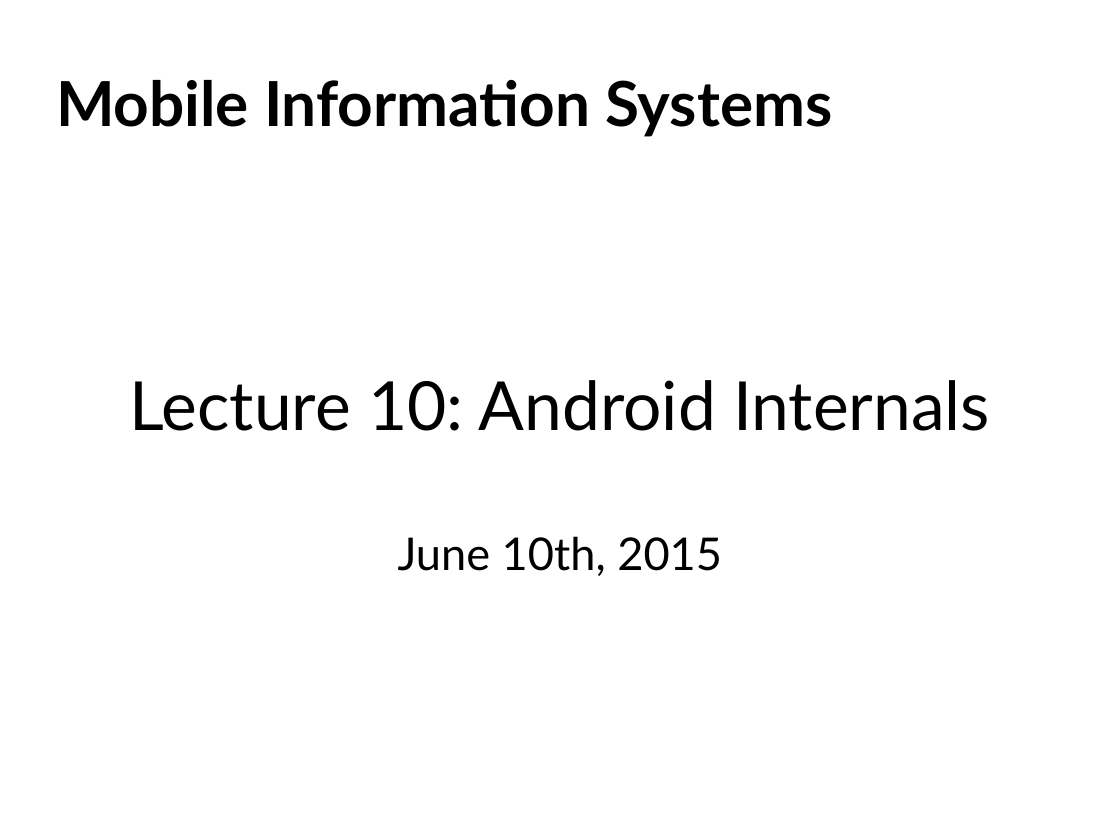
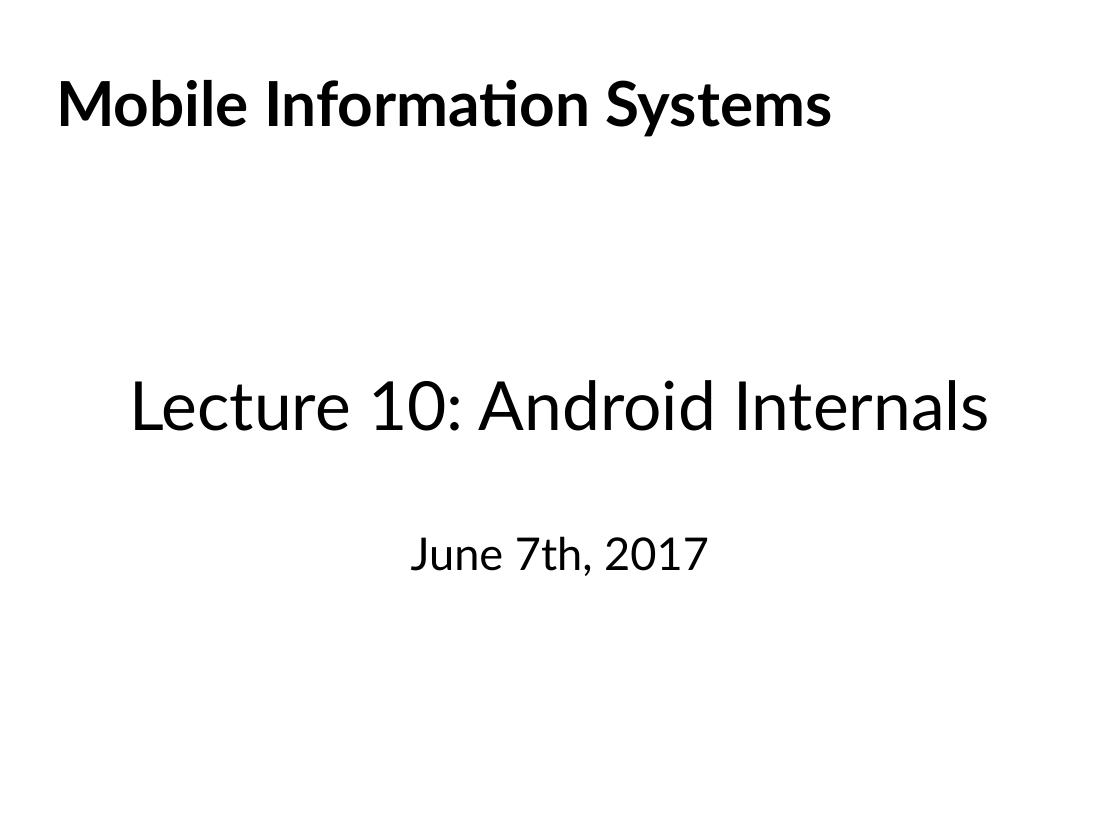
Before and after one commit to floe/mobile-information-systems, a slide deck: slide 1 of 10-android-internals.odp. Drawn at 1120x840 pixels with LibreOffice and Linux fonts; fonts in the diff are those of the drawing; background and template pictures are left out. Boxes give left, top, right and bottom in pixels: in the first picture for what was removed or moved away, otherwise in the second. Text is boxed around its words. In the diff, an @@ line names an element or a change of style, - is before the commit and + after.

```diff
--- a/10-android-internals.odp
+++ b/10-android-internals.odp
@@ text at [411, 536, 709, 576]: text changed @@
-June 10th, 2015
+June 7th, 2017
```
Also in this commit, not shown: 4 other slides changed, 3 slides added.
